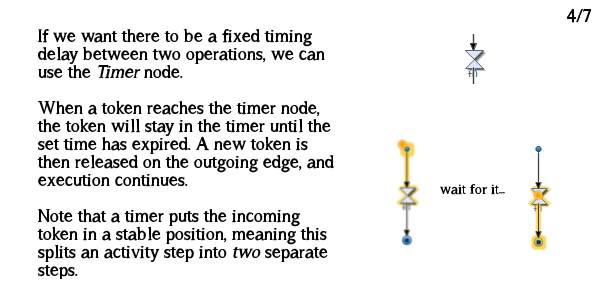
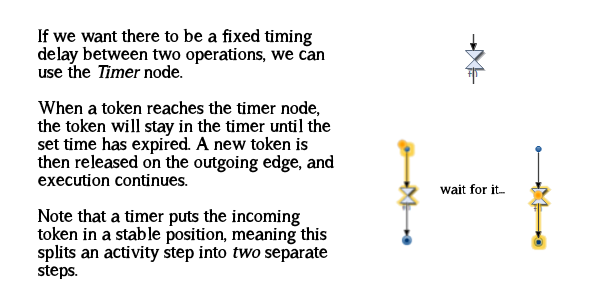
Layered file, before and after one edit (w=600, h=300). Changes by layer:
painted on "4/7" over (566, 8, 592, 23)
